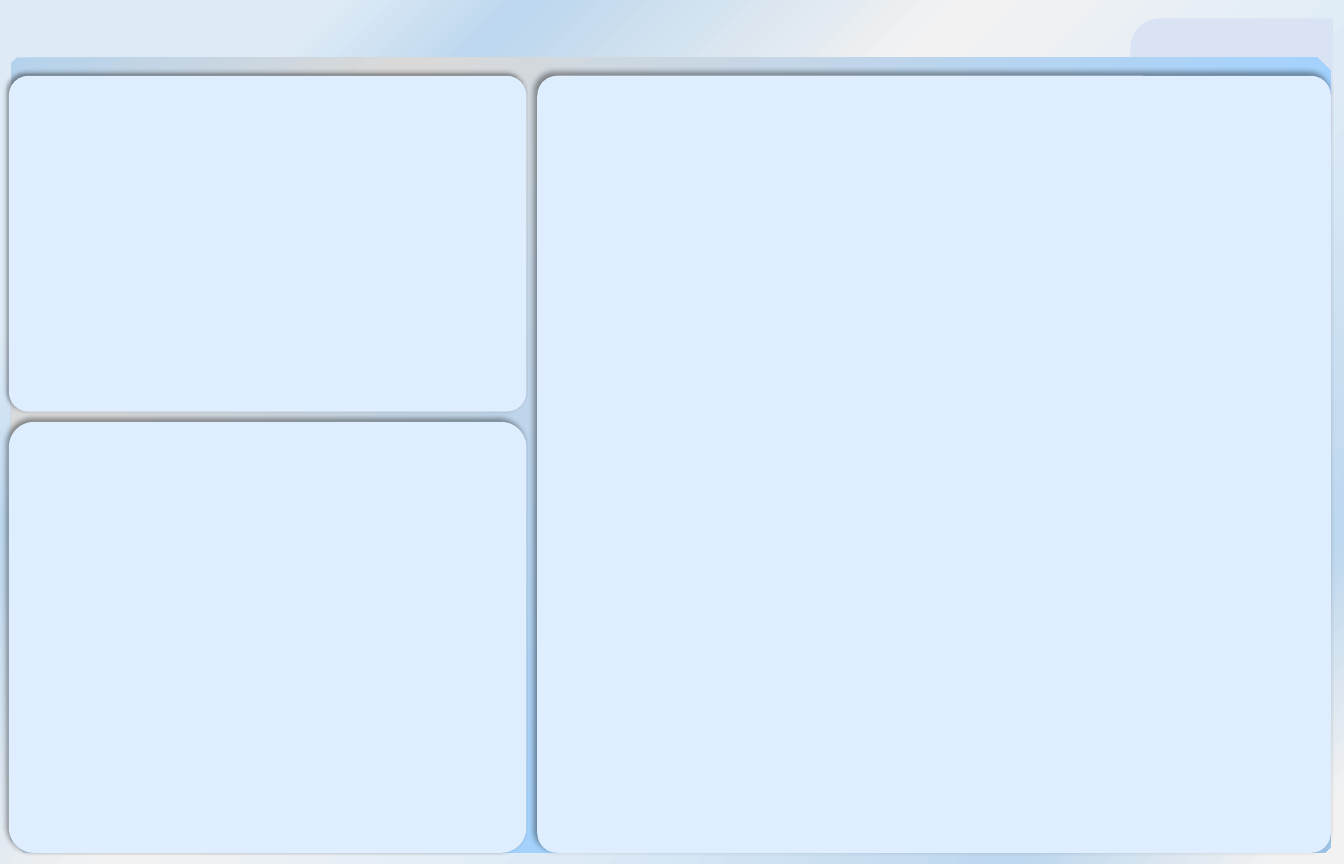
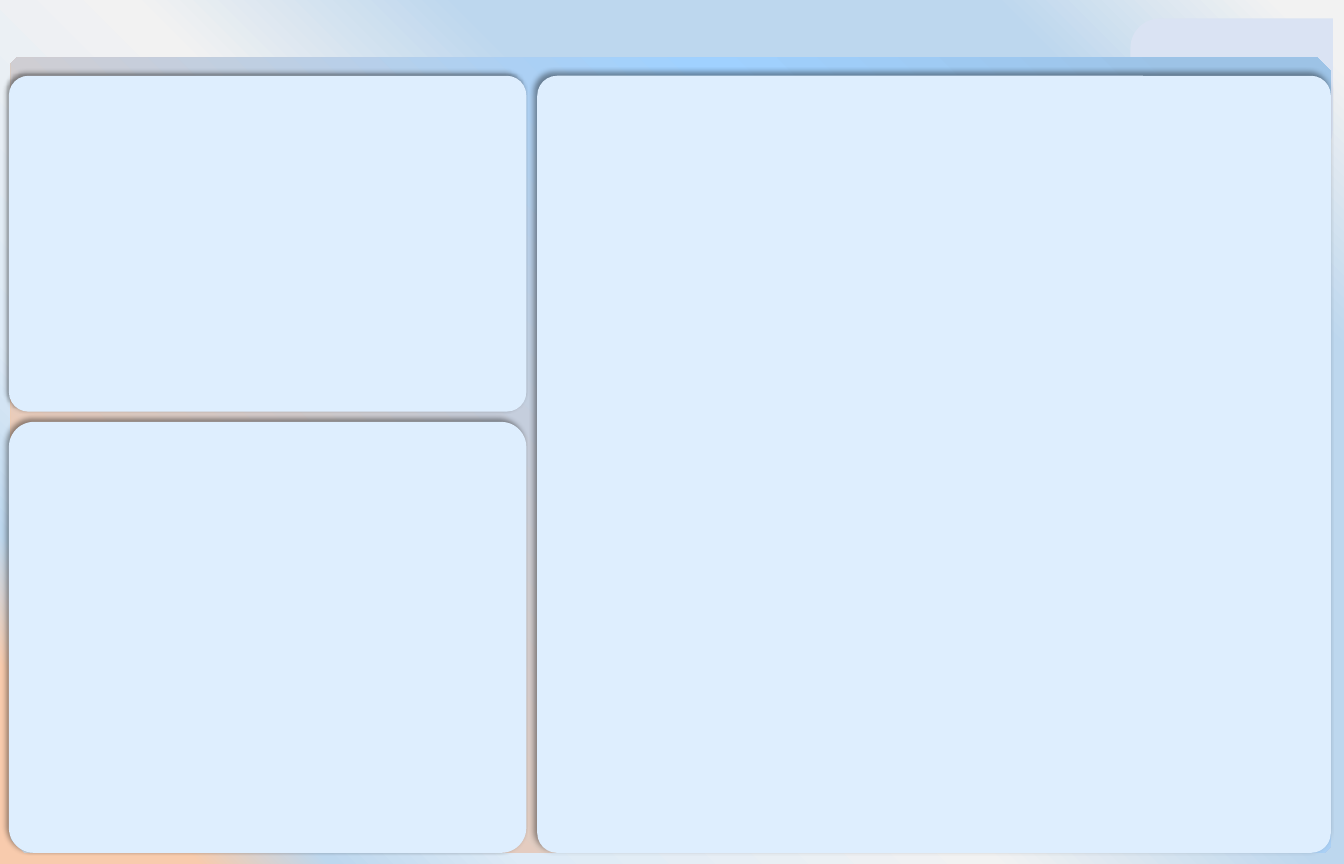
Before and after one commit to midega-g/Power-BI-Repository, a slide deck: slide 1 of students-mental-health-japan/images/background.pptx. Drawn at 1344x864 pixels with LibreOffice and Linux fonts; fonts in the diff are those of the drawing. Boxes give left, top, right and bottom in pixels: in the first picture for what was removed or moved away, otherwise in the second. Text is boxed around its words. In the diff, an @@ line names an element or a change of style, - is before the commit and + after.

```diff
--- a/students-mental-health-japan/images/background.pptx
+++ b/students-mental-health-japan/images/background.pptx
@@ background gradient #F2F2F2 to #BDD7EE to #DEEBF7 to gradient #F2F2F2 to #BDD7EE to #DEEBF7 to #F8CBAD @@
@@ snip diag rect at (11, 57, 1331, 853): fill gradient #B5D2EC to #D9D9D9 to #A0D1FF to #9DC3E6 to gradient #9DC3E6 to #A0D1FF to #F8CBAD to #D8E5F0 @@
```
Also in this commit, not shown: 4 other files.
